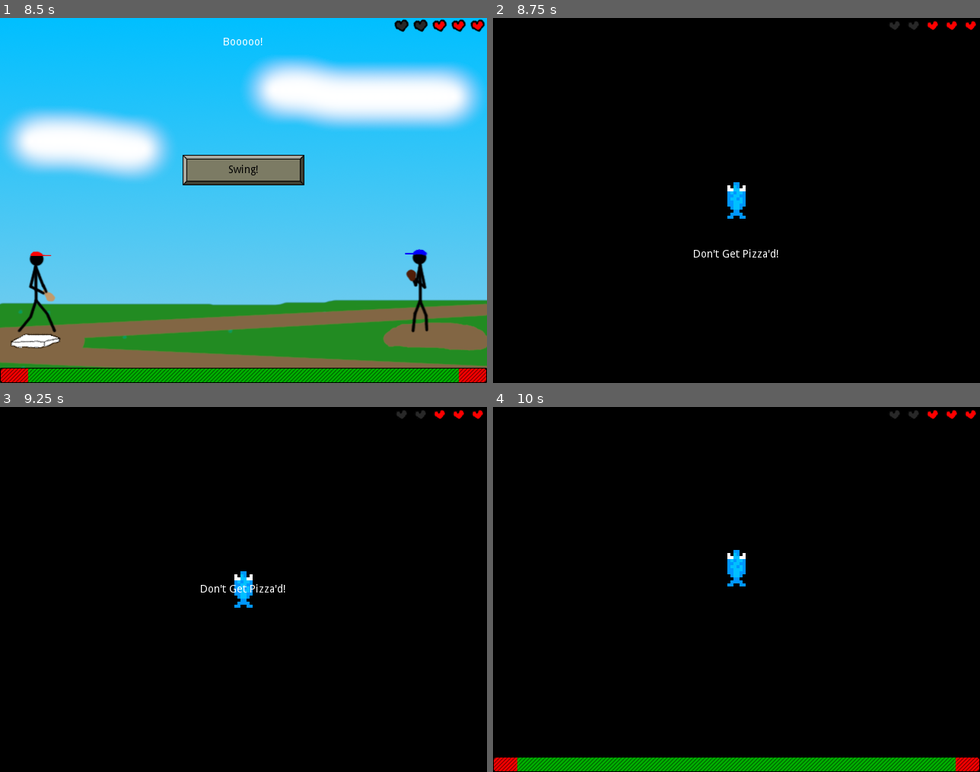
Above: before the commit, frames 1-4 (two rows, left to right).
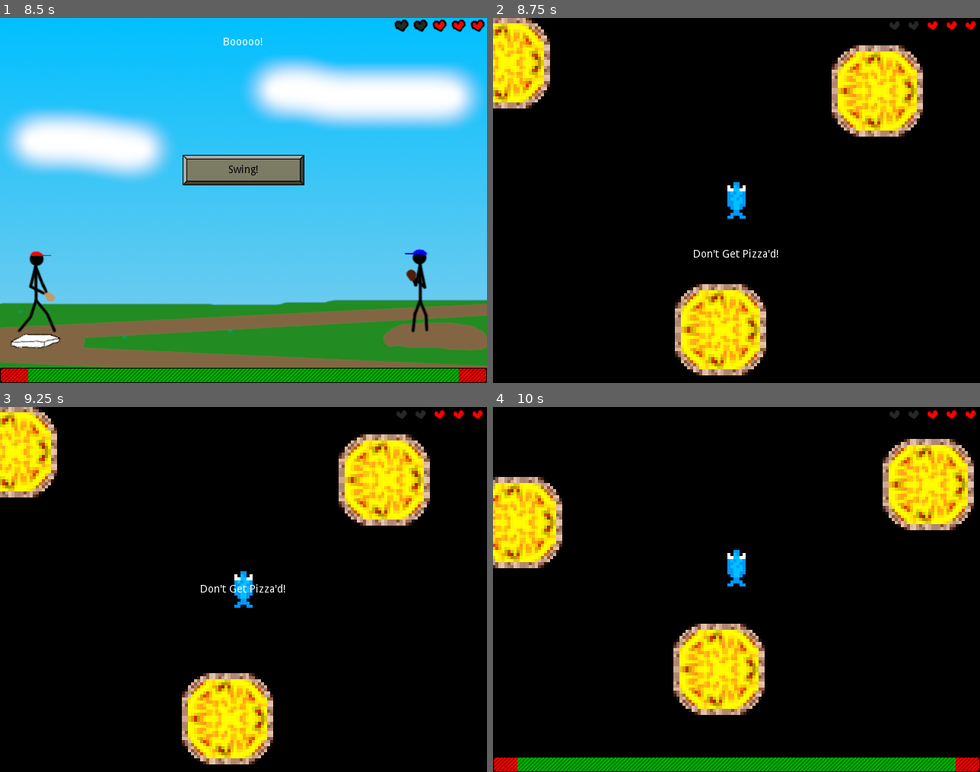
Above: after the commit, the same moments.

Repository: swashdev/minigame-madness
Game: Godot game, scene res://master/scenes/main.tscn
Two runs of this game, one before a commit and one after it. Both use one fixed random seed, a clock stepped at 60 frames per second and the inputs below.
Inputs:
- Up to frame 1 (8.5 s): tap Enter at 0.5 s; hold Right (ui_right) 0.53-1.28 s; tap Space (ui_select) at 0.77, 1.52, 3.02, 3.77, 4.52, 5.75, 6.02, 6.77, 7.52 s; hold Down (ui_down) 1.28-2.03 s; hold Right (ui_right) 2.03-2.78 s; hold Up (ui_up) 2.78-3.53 s; hold Left (ui_left) 3.53-5.03 s; hold Down (ui_down) 5.03-5.78 s; hold Right (ui_right) 5.78-6.53 s; tap A at 6.5 s; hold Up (ui_up) 6.53-7.28 s; hold Right (ui_right) 7.28-8.03 s; hold Down (ui_down) from 8.03 s (still down)
- Up to frame 2 (8.75 s): keep holding Down (ui_down)
- Up to frame 3 (9.25 s): release Down (ui_down) at 8.78 s; hold Left (ui_left) from 8.78 s (still down); tap Space (ui_select) at 9.02 s
- Up to frame 4 (10 s): release Left (ui_left) at 9.53 s; hold Up (ui_up) from 9.53 s (still down); tap Space (ui_select) at 9.77 s

Frame 1 is identical in both runs. In frame 2, 11% of the frame differs, in the area x 0-89%, y 0-98%; in frame 3, 11%; in frame 4, 12%, in the area x 0-99%, y 8-85%.
Error before the commit: Invalid call. Nonexistent function 'instance' in base 'Nil'. (res://mini/anchovy_quest/scripts/anchovy_game.gd:18)
Error after the commit: Invalid call. Nonexistent function '_process'. (res://mini/anchovy_quest/scripts/obstacles/half_pizza.gd:25)

Commit message:
move pizza initialization to _ready().

Diff:
--- a/mini/anchovy_quest/scripts/anchovy_game.gd
+++ b/mini/anchovy_quest/scripts/anchovy_game.gd
@@ -14,7 +14,7 @@
 
 
 # When the game is initialized, generate three pizzas at random locations.
-func _init():
+func _ready():
 	pizzas = [ _pizza.instance(), _pizza.instance(), _pizza.instance() ]
 
 	for pizza in pizzas:
